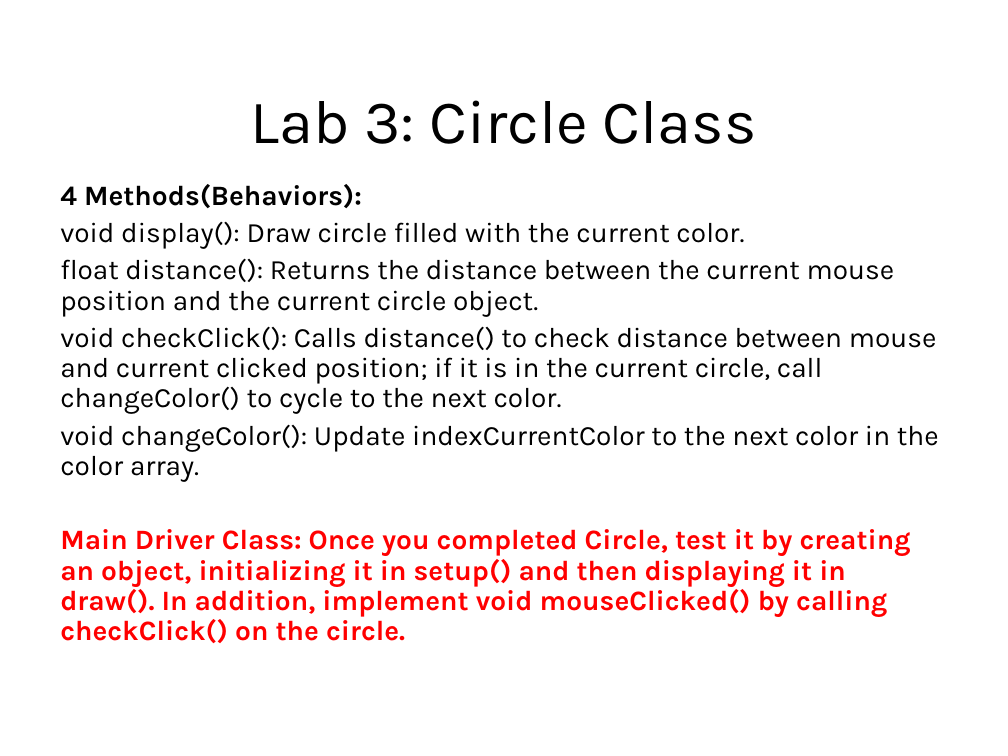
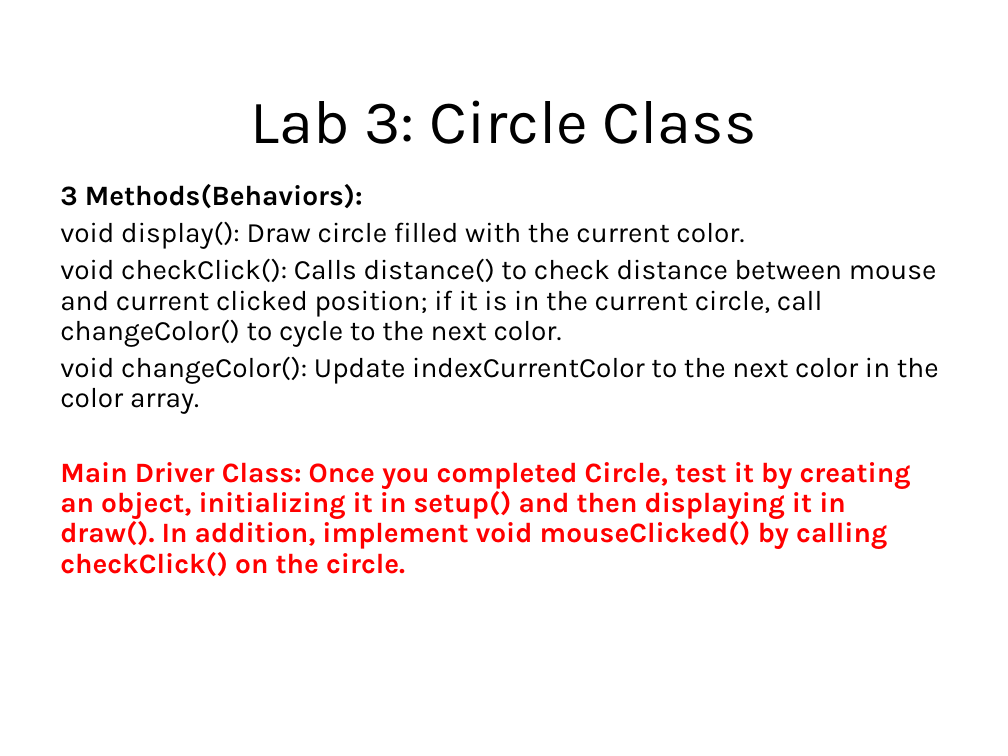
Before and after one commit to LongBaoNguyen/longbaonguyen.github.io, a slide deck: slide 35 of courses/apcsp/lecture11a.ppt. Drawn at 1008x756 pixels with LibreOffice and Linux fonts; fonts in the diff are those of the drawing; background and template pictures are left out. Boxes give left, top, right and bottom in pixels: in the first picture for what was removed or moved away, otherwise in the second. Text is boxed around its words. In the diff, an @@ line names an element or a change of style, - is before the commit and + after.

```diff
--- a/courses/apcsp/lecture11a.ppt
+++ b/courses/apcsp/lecture11a.ppt
@@ text at box(60, 184, 363, 208): text changed @@
-4 Methods(Behaviors):
+3 Methods(Behaviors):
@@ text at box(60, 258, 895, 317): paragraph removed @@
-float distance(): Returns the distance between the current mouse position and the current circle object.
```
Also in this commit, not shown: 1 other slide changed, 5 other files.
